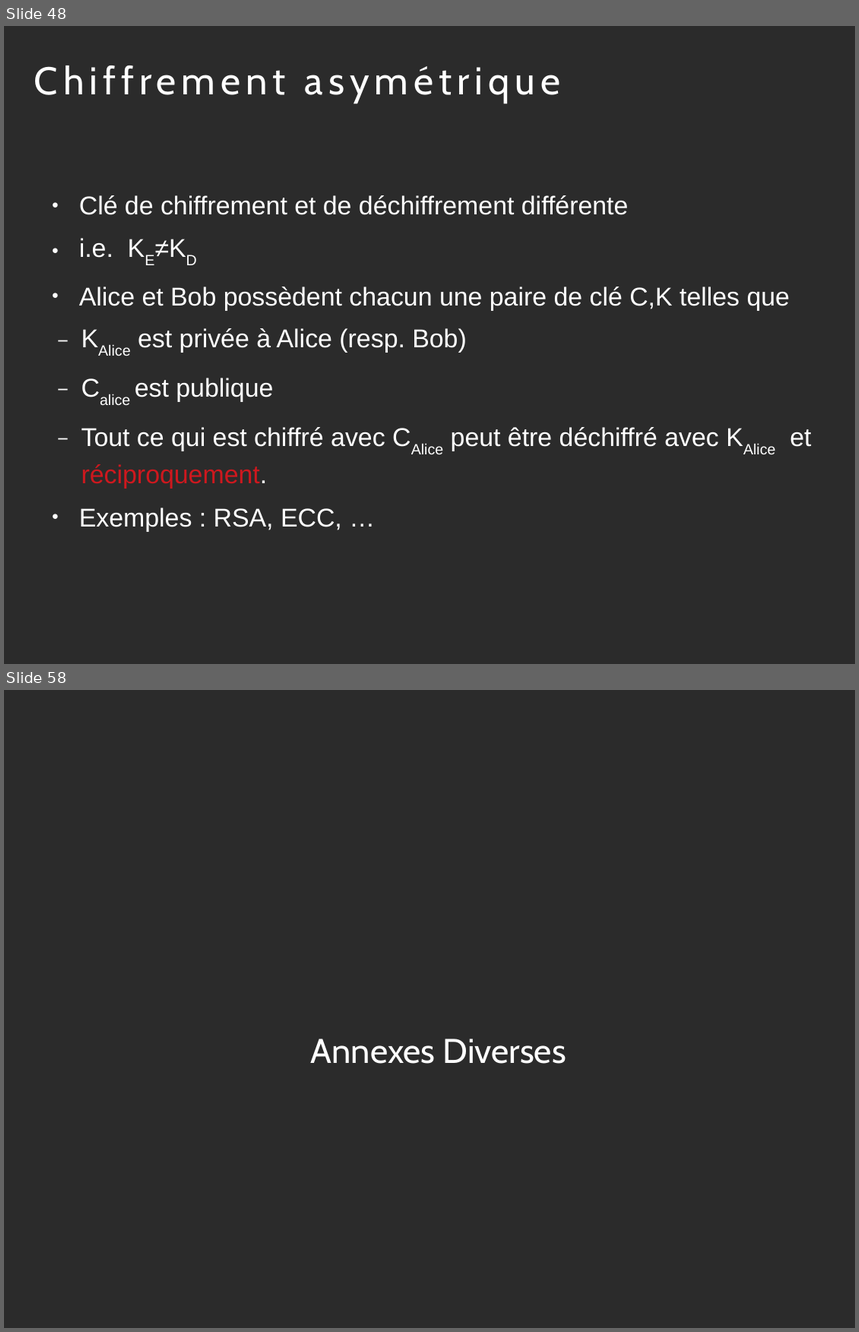
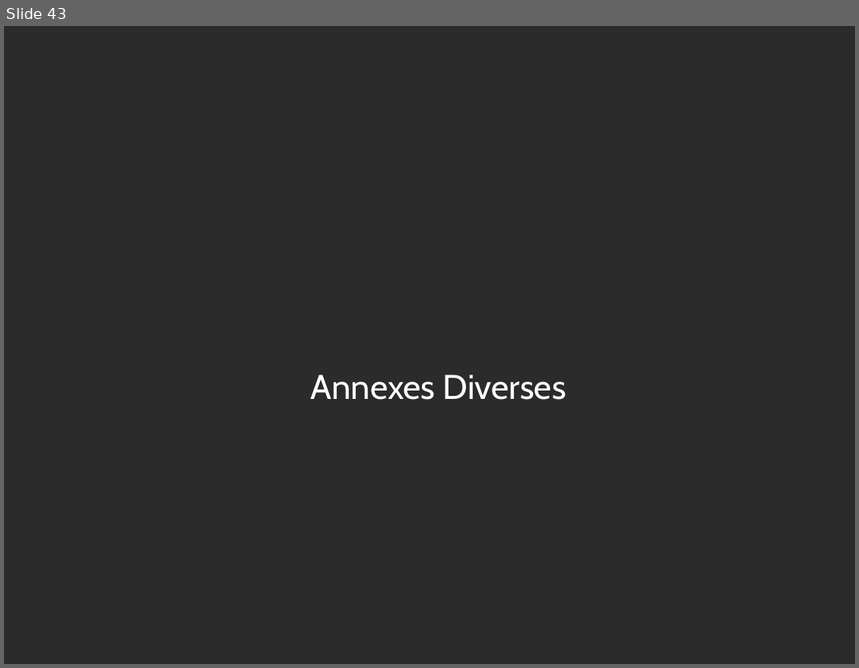
Before and after one commit to diu-uf-bordeaux/bloc3, a slide deck: reseaux/cours.odp. Shown one above the other, each under a label of ours: slides 48 and 58 before the commit, slide 43 after it; the slides between them are not shown. The pictures are 859x1332 and 859x668 pixels, drawn with LibreOffice and Linux fonts; fonts in the diff are those of the drawing; background and template pictures are left out; a plain dark background stands for a picture behind light text. Boxes give left, top, right and bottom in pixels: in the first picture for what was removed or moved away, otherwise in the second. Text is boxed around its words. In the diff, an @@ line names an element or a change of style, - is before the commit and + after.

```diff
--- a/reseaux/cours.odp
+++ b/reseaux/cours.odp
@@ slide 48 removed at (x1=4, y1=26, x2=855, y2=664), background picture (left out) @@
@@ title removed at (x1=34, y1=66, x2=561, y2=103) @@
-Chiffrement asymétrique
@@ text removed at (x1=79, y1=195, x2=791, y2=531) @@
-● Clé de chiffrement et de déchiffrement différente
-● i.e. KE≠KD
-● Alice et Bob possèdent chacun une paire de clé C,K telles que
-  − KAlice est privée à Alice (resp. Bob)
-  − Calice est publique
-  − Tout ce qui est chiffré avec CAlice peut être déchiffré avec KAlice et réciproquement.
-● Exemples : RSA, ECC, …
@@ what was slide 58 is now slide 43 @@
```
Also in this commit, not shown: 14 other slides removed, 3 other files.
